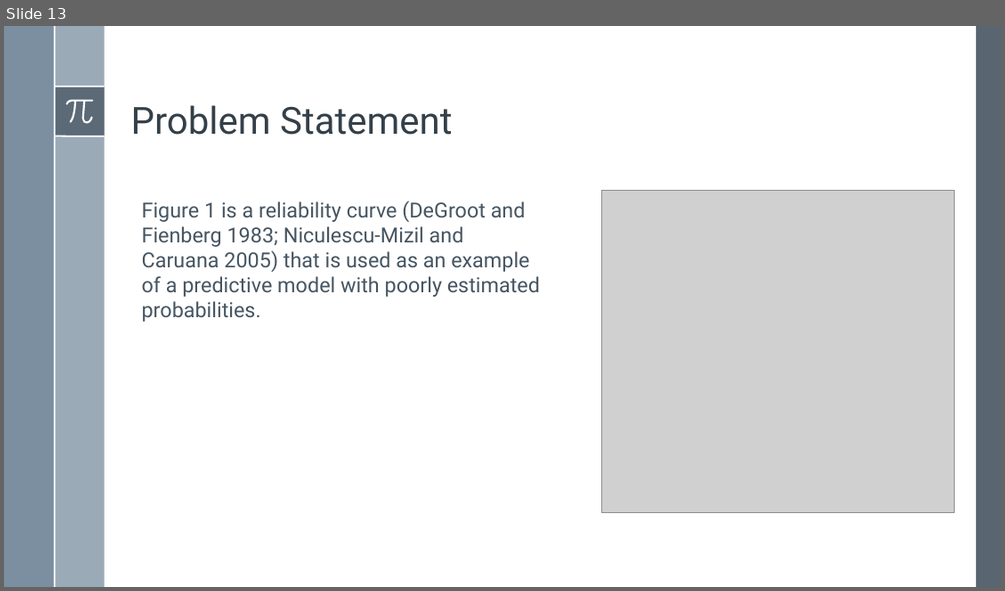
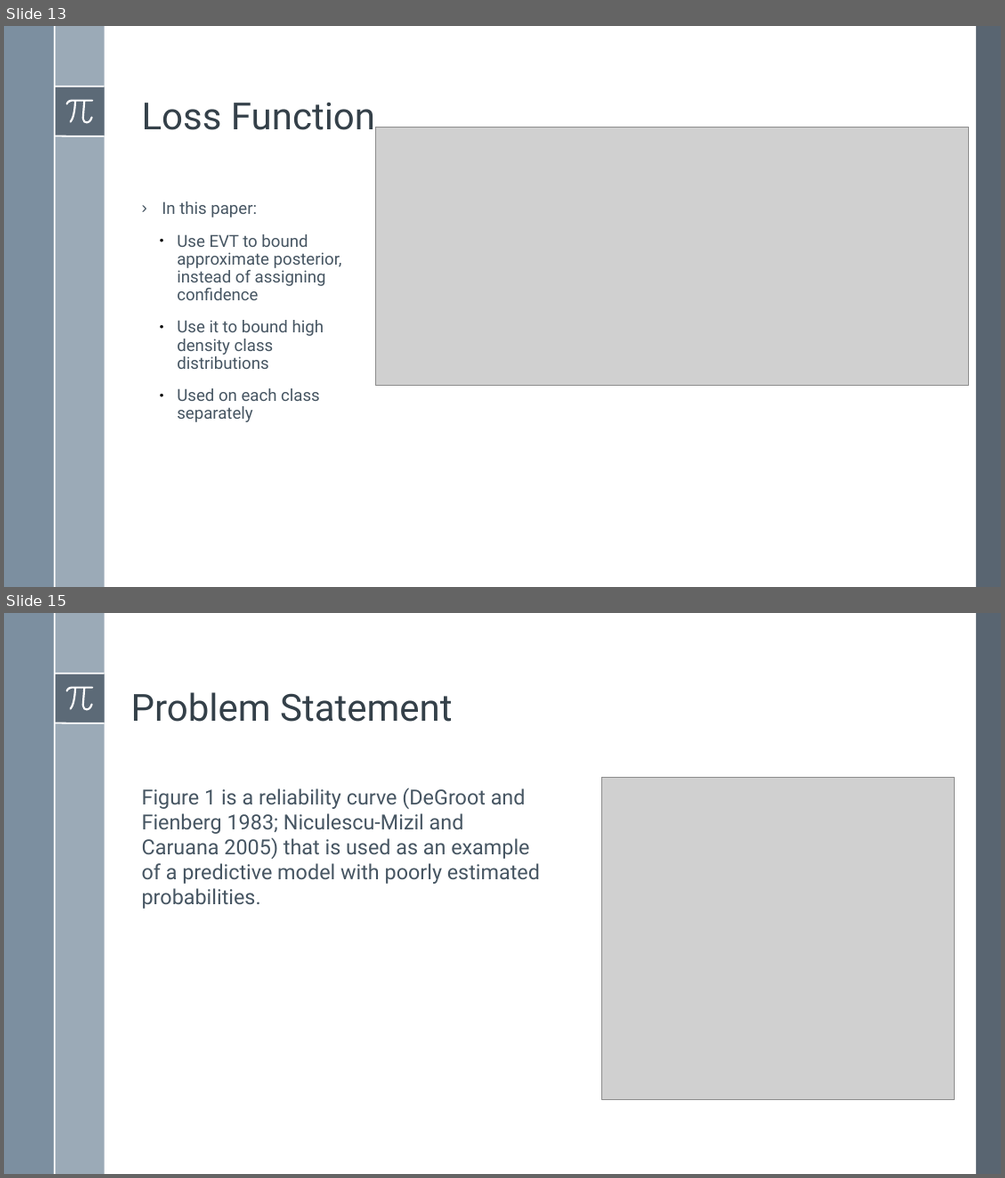
Before and after one commit to BardiaMojra/presentations, a slide deck: unified_probabilistic_deep_continual_learning_through_generative_replay_and_open_set_recognition/presentation.odp. Shown one above the other, each under a label of ours: slide 13 before the commit, slides 13 and 15 after it; the slides between them are not shown. The pictures are 1005x591 and 1005x1178 pixels, drawn with LibreOffice and Linux fonts; fonts in the diff are those of the drawing; grey boxes stand for pictures. Boxes give left, top, right and bottom in pixels: in the first picture for what was removed or moved away, otherwise in the second. Text is boxed around its words. In the diff, an @@ line names an element or a change of style, - is before the commit and + after.

```diff
--- a/unified_probabilistic_deep_continual_learning_through_generative_replay_and_open_set_recognition/presentation.odp
+++ b/unified_probabilistic_deep_continual_learning_through_generative_replay_and_open_set_recognition/presentation.odp
@@ slide 13 added at (4,26,1001,587), background #FFFFFF; not listed: 8 template elements that a slide beside it also shows @@
@@ text added at (142,103,375,130), 36 pt, text #344049 @@
+Loss Function
@@ picture added at (376,127,969,385) @@
@@ text added at (162,201,342,422), 16 pt, text #465562 @@
+› In this paper:
+  ● Use EVT to bound approximate posterior, instead of assigning confidence
+  ● Use it to bound high density class distributions
+  ● Used on each class separately
@@ what was slide 13 is now slide 15 @@
```
Also in this commit, not shown: 5 slides changed, 2 other slides added, 1 slide removed, 1 other file.
